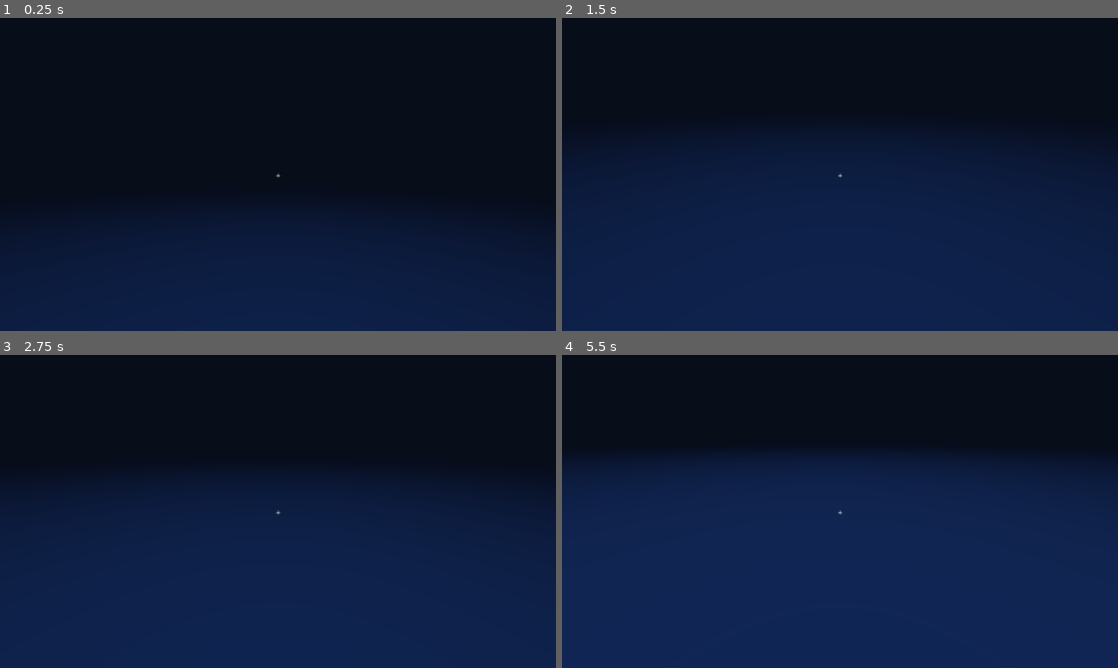
Above: before the commit, frames 1-4 (two rows, left to right).
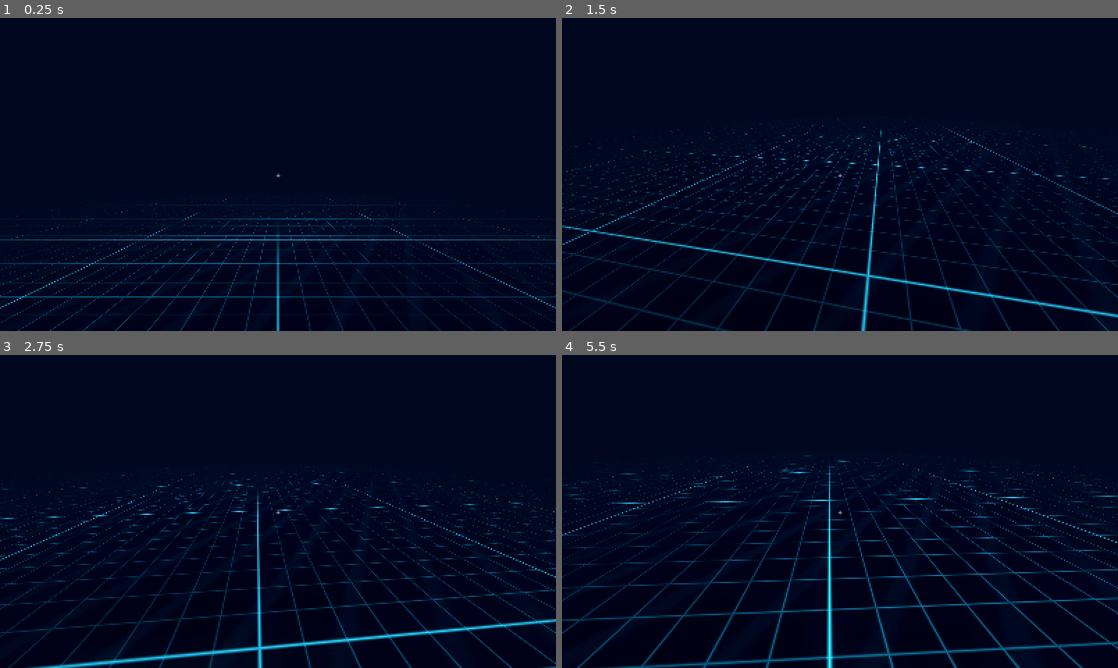
Above: after the commit, the same moments.

Repository: wundrellama/WOPR
Game: Godot game, scene res://scenes/main.tscn
Two runs of this game, one before a commit and one after it. Both use one fixed random seed, a clock stepped at 60 frames per second and the inputs below.
Inputs (mouse positions are in pixels of both pictures, inside the frame that each line leads up to):
- Up to frame 1 (0.25 s): no input
- Up to frame 2 (1.5 s): tap Enter at 0.5, 0.6 s; move the mouse to (867, 174) at 0.52 s; hold W from 0.53 s (still down); click (867, 174) at 0.67 s; move the mouse to (812, 174) at 1.27 s; tap Keypad Enter at 1.35 s
- Up to frame 3 (2.75 s): keep holding W; move the mouse to (289, 505) at 2.02 s; tap Backspace at 2.1 s
- Up to frame 4 (5.5 s): keep holding W; move the mouse to (834, 517) at 2.77 s; tap one key every 0.75 s from 2.85 s: F C K V; click (834, 517) at 2.92 s; move the mouse to (878, 514) at 3.52 s; move the mouse to (795, 508) at 4.27 s; move the mouse to (845, 511) at 5.02 s; click (845, 511) at 5.17 s

The runs differ from the first frame. In frame 1, 25% of the frame differs, in the area x 0-100%, y 57-100%; in frame 2, 50%; in frame 3, 50%; in frame 4, 61%, in the area x 0-100%, y 33-100%.

Commit message:
tron pass: neon grid floor + tide shaders, glow, separated districts w/ light-road traffic, lerped monolith motion, rotating kernel ring

Diff:
--- a/game/scripts/main.gd
+++ b/game/scripts/main.gd
@@ -63,6 +63,17 @@
 var remote_monoliths: Dictionary = {}  # pid -> StaticBody3D on remote
 var remote_tick_timer: Timer
 var ssh_http: HTTPRequest
+var targets: Dictionary = {}       # pid -> Vector3 target (lerped each frame)
+var roads: Dictionary = {}         # ip -> {start, end, mat, packets}
+var kernel_ring_rot := 0.0
+var water_y := 6.0
+
+# district anchors — far enough apart to read as separate countries
+const HARBOR_X := -1000.0
+const VAULTS_X := 1000.0
+const PLAINS_Z := 800.0
+const FORGE_Z := -800.0
+const HOME_POS := Vector3(0, 240, 1250)
 
 func _ready() -> void:
 	world_http = HTTPRequest.new()
@@ -99,49 +110,53 @@
 	var we := WorldEnvironment.new()
 	env = Environment.new()
 	env.background_mode = Environment.BG_COLOR
+	env.background_color = Color(0.005, 0.01, 0.03)
 	env.ambient_light_source = Environment.AMBIENT_SOURCE_COLOR
-	env.ambient_light_color = Color(0.15, 0.2, 0.35)
-	env.ambient_light_energy = 0.6
+	env.ambient_light_color = Color(0.08, 0.12, 0.22)
+	env.ambient_light_energy = 0.5
 	env.fog_enabled = true
-	env.fog_light_color = Color(0.03, 0.05, 0.1)
-	env.fog_density = 0.0035
+	env.fog_light_color = Color(0.02, 0.04, 0.10)
+	env.fog_density = 0.0018
+	env.glow_enabled = true
+	env.glow_intensity = 1.4
+	env.glow_bloom = 0.25
+	env.glow_blend_mode = Environment.GLOW_BLEND_MODE_SCREEN
+	env.tonemap_mode = Environment.TONE_MAPPER_LINEAR
 	we.environment = env
 	add_child(we)
 
 	var sun := DirectionalLight3D.new()
 	sun.rotation_degrees = Vector3(-55, 35, 0)
-	sun.light_energy = 0.8
-	sun.light_color = Color(0.7, 0.8, 1.0)
+	sun.light_energy = 0.35
+	sun.light_color = Color(0.5, 0.6, 1.0)
 	add_child(sun)
 
+	# --- tron grid floor: dark plates, glowing seams ---
 	var floor_mesh := MeshInstance3D.new()
 	var pm := PlaneMesh.new()
-	pm.size = Vector2(3000, 3000)
-	var fmat := StandardMaterial3D.new()
-	fmat.albedo_color = Color(0.04, 0.06, 0.10)
-	fmat.emission_enabled = true
-	fmat.emission = Color(0.01, 0.03, 0.06)
+	pm.size = Vector2(6000, 6000)
+	var fmat := ShaderMaterial.new()
+	fmat.shader = preload("res://shaders/grid.gdshader")
 	floor_mesh.material_override = fmat
 	floor_mesh.mesh = pm
 	add_child(floor_mesh)
 
-	# --- the tide (memory water) ---
+	# --- the tide (memory water): animated neon sheet ---
 	water = MeshInstance3D.new()
 	var wpm := PlaneMesh.new()
-	wpm.size = Vector2(3000, 3000)
-	var wmat := StandardMaterial3D.new()
-	wmat.transparency = BaseMaterial3D.TRANSPARENCY_ALPHA
-	wmat.albedo_color = Color(0.1, 0.35, 0.7, 0.35)
-	wmat.emission_enabled = true
-	wmat.emission = Color(0.05, 0.2, 0.5)
+	wpm.size = Vector2(6000, 6000)
+	wpm.subdivide_width = 96
+	wpm.subdivide_depth = 96
+	var wmat := ShaderMaterial.new()
+	wmat.shader = preload("res://shaders/tide.gdshader")
 	water.material_override = wmat
 	water.mesh = wpm
-	water.position = Vector3(0, 5, 0)
+	water.position = Vector3(0, 6, 0)
 	add_child(water)
 
 	# --- player ---
 	camera = Camera3D.new()
-	camera.position = Vector3(0, 120, 520)
+	camera.position = HOME_POS
 	add_child(camera)
 	camera.current = true
 	Input.set_mouse_mode(Input.MOUSE_MODE_CAPTURED)
@@ -225,51 +240,94 @@
 
 func _build_geography() -> void:
 	var ncores: int = int(world["cpu"]["count"])
-	# CPU PLAINS: grid of core pillars, north of center
+	# CPU PLAINS: grid of core pillars, far north
 	var cols := ceili(sqrt(float(ncores)))
 	for i in ncores:
 		var row := i / cols
 		var col := i % cols
-		var p := Vector3((col - cols / 2.0) * 70.0, 18, 300.0 + row * 70.0)
+		var p := Vector3((col - cols / 2.0) * 90.0, 18, PLAINS_Z - 300.0 + row * 90.0)
 		var body := _add_box(p, Vector3(10, 36, 10),
 			Color(0.55, 0.75, 1.0), {"kind": "core", "core": i})
 		core_bodies.append(body)
-	_add_label("CPU PLAINS — %d cores" % ncores, Vector3(0, 80, 300), Color(0.55, 0.75, 1.0))
-
-	# NETWORK HARBOR: west
-	_add_label("NETWORK HARBOR", Vector3(-450, 90, 0), Color(0.2, 0.9, 0.8))
+	_add_label("CPU PLAINS — %d cores" % ncores, Vector3(0, 120, PLAINS_Z), Color(0.55, 0.75, 1.0))
+
+	# NETWORK HARBOR: west — towers in a wide arc facing the sea
+	_add_label("NETWORK HARBOR", Vector3(HARBOR_X, 150, 0), Color(0.2, 0.9, 0.8))
 
 	# FILE VAULTS: east
-	_add_label("FILE VAULTS", Vector3(450, 90, 0), Color(0.95, 0.75, 0.4))
+	_add_label("FILE VAULTS", Vector3(VAULTS_X, 150, 0), Color(0.95, 0.75, 0.4))
 	var mounts: Array = world.get("hw", {}).get("mounts", [])
 	for i in mounts.size():
 		var mnt: Dictionary = mounts[i]
 		var pct: float = float(mnt["percent"])
-		var h: float = maxf(6.0, pct * 0.9)
-		var z := (float(i) - float(mounts.size()) / 2.0) * 60.0
-		_add_box(Vector3(450, h / 2.0, z), Vector3(28, h, 28),
+		var h: float = maxf(6.0, pct * 1.4)
+		var z := (float(i) - float(mounts.size()) / 2.0) * 110.0
+		_add_box(Vector3(VAULTS_X, h / 2.0, z), Vector3(34, h, 34),
 			Color(0.95, 0.75, 0.4), {"kind": "mount", "mnt": mnt})
 
 	# GPU FORGE: south
-	var forge_pos := Vector3(0, 30, -320)
+	var forge_pos := Vector3(0, 30, FORGE_Z)
 	forge_body = _add_box(forge_pos, Vector3(60, 60, 60),
 		Color(1.0, 0.4, 0.15), {"kind": "forge"})
-	_add_label("GPU FORGE", forge_pos + Vector3(0, 55, 0), Color(1.0, 0.5, 0.2))
-
-	# KERNEL RING label
-	_add_label("KERNEL RING", Vector3(0, 110, 0), Color(0.75, 0.55, 1.0))
+	_add_label("GPU FORGE", forge_pos + Vector3(0, 70, 0), Color(1.0, 0.5, 0.2))
+
+	# KERNEL RING: the capital at center
+	_add_label("KERNEL RING", Vector3(0, 150, 0), Color(0.75, 0.55, 1.0))
+
+	# light-roads linking the capital to each district
+	_add_road("rd_plains", Vector3.ZERO, Vector3(0, 0, PLAINS_Z - 340), Color(0.55, 0.75, 1.0), 3.0)
+	_add_road("rd_harbor", Vector3.ZERO, Vector3(HARBOR_X + 260, 0, 0), Color(0.2, 0.9, 0.8), 4.0)
+	_add_road("rd_vaults", Vector3.ZERO, Vector3(VAULTS_X - 60, 0, 0), Color(0.95, 0.75, 0.4), 1.5)
+	_add_road("rd_forge", Vector3.ZERO, Vector3(0, 0, FORGE_Z + 60), Color(1.0, 0.45, 0.2), 2.0)
+
+
+func _add_road(key: String, from: Vector3, to: Vector3, color: Color, flow: float) -> void:
+	if roads.has(key):
+		roads[key]["end"] = to
+		roads[key]["flow"] = flow
+		return
+	var road := MeshInstance3D.new()
+	var rbm := BoxMesh.new()
+	road.mesh = rbm
+	var rmat := StandardMaterial3D.new()
+	rmat.emission_enabled = true
+	rmat.albedo_color = color
+	rmat.emission = color * 0.5
+	road.material_override = rmat
+	var dist := Vector3(to.x - from.x, 0, to.z - from.z).length()
+	road.position = (from + to) / 2.0 + Vector3(0, 1.5, 0)
+	road.scale = Vector3(2.0, 1.5, maxf(dist, 1.0))
+	world_root.add_child(road)
+	road.look_at(to + Vector3(0, 1.5, 0))
+	# traffic packets: little light-cars riding the road
+	var packets := []
+	for i in 3:
+		var pk := MeshInstance3D.new()
+		var sp := SphereMesh.new()
+		sp.radius = 3.0
+		sp.height = 6.0
+		sp.radial_segments = 8
+		sp.rings = 4
+		pk.mesh = sp
+		var pmat := StandardMaterial3D.new()
+		pmat.emission_enabled = true
+		pmat.albedo_color = color.lightened(0.5)
+		pmat.emission = color * 1.5
+		pk.material_override = pmat
+		world_root.add_child(pk)
+		packets.append({"mesh": pk, "t": randf() * 2.0})
+	roads[key] = {"start": from, "end": to, "mesh": road, "mat": rmat, "packets": packets, "flow": flow}
 
 
 func _tower_pos(idx: int, total: int) -> Vector3:
 	var t := idx / maxf(float(total - 1), 1.0)
-	var ang := lerpf(deg_to_rad(-75.0), deg_to_rad(75.0), t)
-	return Vector3(-450.0, 0, 0) + Vector3(cos(ang) * 140.0, 0, sin(ang) * 280.0)
+	var ang := lerpf(deg_to_rad(-80.0), deg_to_rad(80.0), t)
+	return Vector3(HARBOR_X, 0, 0) + Vector3(cos(ang) * 260.0, 0, sin(ang) * 420.0)
 
 
 func _update_geo() -> void:
-	# tide: memory percent -> water height
-	var mem_pct: float = float(world["mem"]["percent"])
-	water.position.y = lerpf(0.5, 40.0, mem_pct / 100.0)
+	# tide: memory percent -> water height (lerped in _process for smoothness)
+	water_y = lerpf(2.0, 60.0, float(world["mem"]["percent"]) / 100.0)
 
 	# forge glow: gpu busy
 	if forge_body != null:
@@ -303,21 +361,9 @@
 			body = _add_box(Vector3(pos.x, h / 2.0, pos.z),
 				Vector3(14, h, 14), Color(0.2, 0.9, 0.8), {"kind": "tower", "remote": r})
 			tower_bodies[ip] = body
-			# light-road from world center to tower
-			var road := MeshInstance3D.new()
-			var rbm := BoxMesh.new()
-			rbm.size = Vector3(1, 1.5, 1)
-			road.mesh = rbm
-			var rmat := StandardMaterial3D.new()
-			rmat.emission_enabled = true
-			rmat.albedo_color = Color(0.2, 0.9, 0.8)
-			rmat.emission = Color(0.2, 0.9, 0.8) * 0.6
-			road.material_override = rmat
-			var mid := Vector3(pos.x / 2.0, 2.0, pos.z / 2.0)
-			road.position = mid
-			road.scale = Vector3(1.5, 1.5, maxf(mid.length() * 2.0, 1.0))
-			world_root.add_child(road)
-			road.look_at(Vector3(pos.x, 2.0, pos.z))
+			# light-road from harbor mouth to tower, flow ~ connection count
+			_add_road("rd_" + ip, Vector3(HARBOR_X + 260, 0, 0), pos,
+				Color(0.2, 0.9, 0.8), clampf(float(r["count"]) * 0.4, 0.5, 6.0))
 		var tmat: StandardMaterial3D = body.get_child(0).material_override
 		tmat.emission = Color(0.2, 0.9, 0.8) * (0.2 + clampf(float(r["count"]) / 20.0, 0.0, 0.8))
 	for ip in tower_bodies.keys():
@@ -325,6 +371,11 @@
 			pickables.erase(tower_bodies[ip])
 			tower_bodies[ip].queue_free()
 			tower_bodies.erase(ip)
+			if roads.has("rd_" + ip):
+				for pk in roads["rd_" + ip]["packets"]:
+					pk["mesh"].queue_free()
+				roads["rd_" + ip]["mesh"].queue_free()
+				roads.erase("rd_" + ip)
 	_update_ssh_gates()
 
 
@@ -337,10 +388,10 @@
 		var h: String = hosts[i]
 		seen[h] = true
 		var st: String = str(status.get(h, "unknown"))
-		# gates stand in the harbor foreground, distinct from traffic towers
-		var ang := lerpf(deg_to_rad(-60.0), deg_to_rad(60.0),
+		# gates stand at the harbor mouth, facing the capital
+		var ang := lerpf(deg_to_rad(-70.0), deg_to_rad(70.0),
 			i / maxf(float(hosts.size() - 1), 1.0))
-		var pos := Vector3(-260.0 + cos(ang) * 60.0, 0, sin(ang) * 160.0)
+		var pos := Vector3(HARBOR_X + 500.0 + cos(ang) * 90.0, 0, sin(ang) * 260.0)
 		var color: Color
 		match st:
 			"open":
@@ -382,19 +433,19 @@
 	var h1 := (pid * 2654435761) % 4093
 	var h2 := (pid * 40503) % 4099
 	if pid in world.get("enemies", []):
-		# rogues roam the plains: hash anchor + slow lissajous drift per tick
+		# rogues roam the CPU plains: hash anchor + slow lissajous drift per tick
 		var t := float(world.get("tick", 0))
 		var ph := float(h1 % 628) / 100.0
-		var ax := float(h1 % 300) - 150.0
-		var az := float(h2 % 200) - 100.0
-		return Vector3(ax + sin(t * 0.35 + ph) * 90.0, 0,
-			az + cos(t * 0.27 + ph * 1.7) * 70.0)
+		var ax := float(h1 % 500) - 250.0
+		var az := PLAINS_Z - 200.0 + float(h2 % 300) - 150.0
+		return Vector3(ax + sin(t * 0.35 + ph) * 120.0, 0,
+			az + cos(t * 0.27 + ph * 1.7) * 90.0)
 	if pid == 1:
 		return Vector3.ZERO
 	if p["ppid"] == 2 or (p["ppid"] == 1 and str(p["name"]).begins_with("[")):
-		# kernel spirits: ring around the Init God
-		var ang := lerpf(0, TAU, float(h1 % 1000) / 1000.0)
-		var rad := 110.0 + float(h2 % 100) * 0.6
+		# kernel spirits: a slowly rotating ring around the Init God
+		var ang := lerpf(0, TAU, float(h1 % 1000) / 1000.0) + kernel_ring_rot
+		var rad := 160.0 + float(h2 % 100) * 0.9
 		return Vector3(cos(ang) * rad, 0, sin(ang) * rad)
 	var cn: int = int(p.get("cpu_num", -1))
 	if cn >= 0 and cn < core_bodies.size():
@@ -402,7 +453,7 @@
 		var base: Vector3 = core_bodies[cn].position
 		return Vector3(base.x + float(h1 % 50) - 25.0, 0, base.z + float(h2 % 50) - 25.0)
 	# wanderers (no cpu affinity info): between center and plains
-	return Vector3(float(h1 % 160) - 80.0, 0, 140.0 + float(h2 % 80))
+	return Vector3(float(h1 % 300) - 150.0, 0, 320.0 + float(h2 % 180))
 
 
 func _sync_procs() -> void:
@@ -434,11 +485,12 @@
 			cs.shape = shape
 			body.add_child(cs)
 			world_root.add_child(body)
+			body.position = Vector3(pos.x, height / 2.0, pos.z)
 			monoliths[pid] = body
 			pickables[body] = {"kind": "proc", "pid": pid}
 			bob_phase[pid] = randf() * TAU
 		var body3d: StaticBody3D = monoliths[pid]
-		body3d.position = Vector3(pos.x, height / 2.0, pos.z)
+		targets[pid] = Vector3(pos.x, height / 2.0, pos.z)
 		m.scale = Vector3(6.0, height, 6.0)
 		body3d.get_child(1).shape.size = Vector3(6.0, height, 6.0)
 		var mat2: StandardMaterial3D = m.material_override
@@ -456,6 +508,7 @@
 			pickables.erase(monoliths[pid])
 			monoliths[pid].queue_free()
 			monoliths.erase(pid)
+			targets.erase(pid)
 			bob_phase.erase(pid)
 			if pid == selected_pid:
 				selected_pid = -1
@@ -566,13 +619,25 @@
 		_update_remote_hover()
 	else:
 		_update_hover()
-	# living world breathes; frozen ones don't
+	# living world: glide monoliths toward their targets every frame
+	kernel_ring_rot += delta * 0.05
+	water.position.y = lerpf(water.position.y, water_y, clampf(delta * 0.7, 0.0, 1.0))
+	var now := Time.get_ticks_msec() / 1000.0
 	for pid in monoliths:
 		var body3d: StaticBody3D = monoliths[pid]
+		if not targets.has(pid):
+			continue
+		body3d.position = body3d.position.lerp(targets[pid], clampf(delta * 2.5, 0.0, 1.0))
 		var p = _proc(pid)
 		if p != null and p["state"] != "T":
 			var cpu: float = clampf(float(p["cpu"]) / 100.0, 0.0, 1.0)
-			body3d.position.y += sin(Time.get_ticks_msec() / 300.0 + bob_phase[pid]) * cpu * 0.02
+			body3d.position.y += sin(now * 3.0 + bob_phase[pid]) * (0.3 + cpu * 2.5) * 0.5
+	# light-road traffic
+	for key in roads:
+		var rd: Dictionary = roads[key]
+		for pk in rd["packets"]:
+			pk["t"] = fmod(pk["t"] + delta * rd["flow"] * 0.25, 1.0)
+			pk["mesh"].position = rd["start"].lerp(rd["end"], pk["t"]) + Vector3(0, 4.0, 0)
 
 
 func _proc(pid: int):
@@ -709,11 +774,11 @@
 	remote_procs = parsed.get("procs", [])
 	var fm := MeshInstance3D.new()
 	var pm := PlaneMesh.new()
-	pm.size = Vector2(2000, 2000)
-	var fmat := StandardMaterial3D.new()
-	fmat.albedo_color = Color(0.03, 0.06, 0.05)
-	fmat.emission_enabled = true
-	fmat.emission = Color(0.01, 0.04, 0.03)
+	pm.size = Vector2(4000, 4000)
+	var fmat := ShaderMaterial.new()
+	fmat.shader = preload("res://shaders/grid.gdshader")
+	fmat.set_shader_parameter("seam_color", Color(0.05, 0.7, 0.4))
+	fmat.set_shader_parameter("major_color", Color(0.2, 1.0, 0.6))
 	fm.material_override = fmat
 	fm.mesh = pm
 	remote_root.add_child(fm)
@@ -966,7 +1031,7 @@
 	world_root.visible = true
 	vault_root.visible = false
 	vault_bodies.clear()
-	camera.position = Vector3(0, 120, 520)
+	camera.position = HOME_POS
 	yaw = 0.0
 	pitch = -0.35
 	camera.rotation = Vector3(pitch, yaw, 0)
--- /dev/null
+++ b/game/shaders/grid.gdshader
@@ -0,0 +1,42 @@
+shader_type spatial;
+// Tron floor: dark plates with glowing seams; major lines every 10 cells.
+
+uniform vec4 seam_color : source_color = vec4(0.10, 0.55, 0.85, 1.0);
+uniform vec4 major_color : source_color = vec4(0.20, 0.90, 1.0, 1.0);
+uniform vec4 plate_color : source_color = vec4(0.012, 0.022, 0.045, 1.0);
+uniform float cell_size : hint_range(5.0, 200.0) = 50.0;
+uniform float pulse_speed : hint_range(0.0, 5.0) = 0.6;
+
+varying vec2 world_xz;
+
+void vertex() {
+	world_xz = (MODEL_MATRIX * vec4(VERTEX, 1.0)).xz;
+}
+
+float grid_line(float coord, float width) {
+	float f = abs(fract(coord / cell_size - 0.5) - 0.5) * cell_size;
+	return 1.0 - smoothstep(0.0, width, f);
+}
+
+void fragment() {
+	float minor = max(grid_line(world_xz.x, 1.2), grid_line(world_xz.y, 1.2));
+	float major = max(grid_line(world_xz.x, 2.6), grid_line(world_xz.y, 2.6));
+	// major lines every 10 cells
+	float f10x = abs(fract(world_xz.x / (cell_size * 10.0) - 0.5) - 0.5) * cell_size * 10.0;
+	float f10y = abs(fract(world_xz.y / (cell_size * 10.0) - 0.5) - 0.5) * cell_size * 10.0;
+	float major10 = max(1.0 - smoothstep(0.0, 4.0, f10x), 1.0 - smoothstep(0.0, 4.0, f10y));
+	// slow travelling pulse so the floor breathes
+	float pulse = 0.75 + 0.25 * sin(TIME * pulse_speed + (world_xz.x + world_xz.y) * 0.004);
+
+	vec3 col = plate_color.rgb;
+	col += seam_color.rgb * minor * 0.55 * pulse;
+	col += major_color.rgb * major * 0.5 * pulse;
+	col += major_color.rgb * major10 * 1.2;
+
+	float dist = length(world_xz) / 2600.0;
+	col *= 1.0 - clamp(dist, 0.0, 0.85);  // fade to void at the horizon
+
+	ALBEDO = col;
+	EMISSION = col;
+	ROUGHNESS = 0.4;
+}
--- /dev/null
+++ b/game/shaders/tide.gdshader
@@ -0,0 +1,26 @@
+shader_type spatial;
+// Memory tide: translucent moving sheet with a bright leading edge.
+render_mode blend_add;
+
+uniform vec4 deep_color : source_color = vec4(0.02, 0.12, 0.35, 0.35);
+uniform vec4 crest_color : source_color = vec4(0.15, 0.75, 1.0, 0.9);
+
+varying vec2 world_xz;
+
+void vertex() {
+	world_xz = (MODEL_MATRIX * vec4(VERTEX, 1.0)).xz;
+	// gentle swell
+	VERTEX.y += sin(world_xz.x * 0.02 + TIME * 1.2) * 1.6
+	         + sin(world_xz.y * 0.017 - TIME * 0.9) * 1.2;
+}
+
+void fragment() {
+	float bands = sin(world_xz.x * 0.05 + world_xz.y * 0.03 + TIME * 1.6);
+	bands = smoothstep(0.55, 1.0, bands);
+	vec3 col = mix(deep_color.rgb, crest_color.rgb, bands * 0.7);
+	float dist = length(world_xz) / 2600.0;
+	col *= 1.0 - clamp(dist, 0.0, 0.9);
+	ALBEDO = vec3(0.0);
+	EMISSION = col * 0.5;
+	ALPHA = deep_color.a * (0.6 + bands * 0.4) * (1.0 - clamp(dist, 0.0, 0.9));
+}
